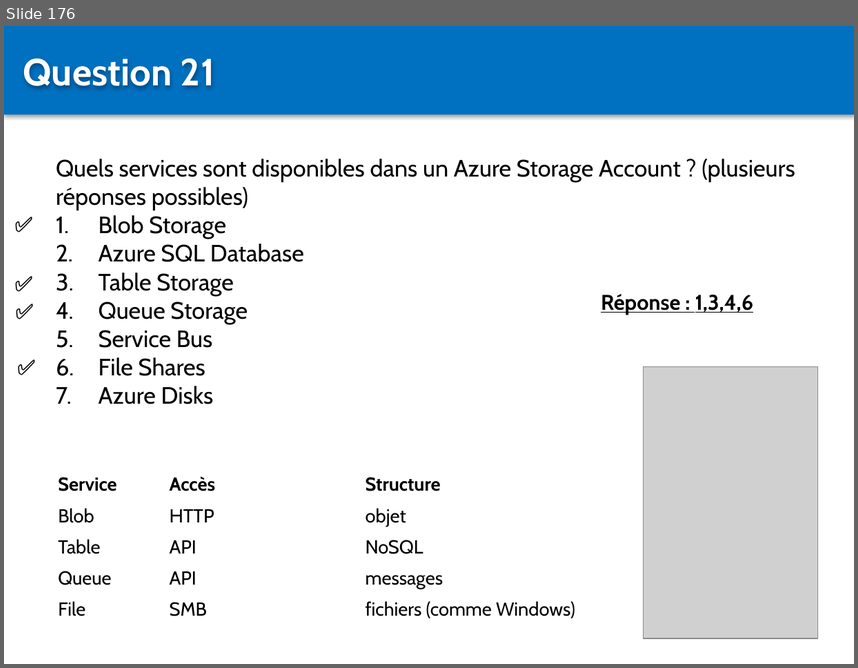
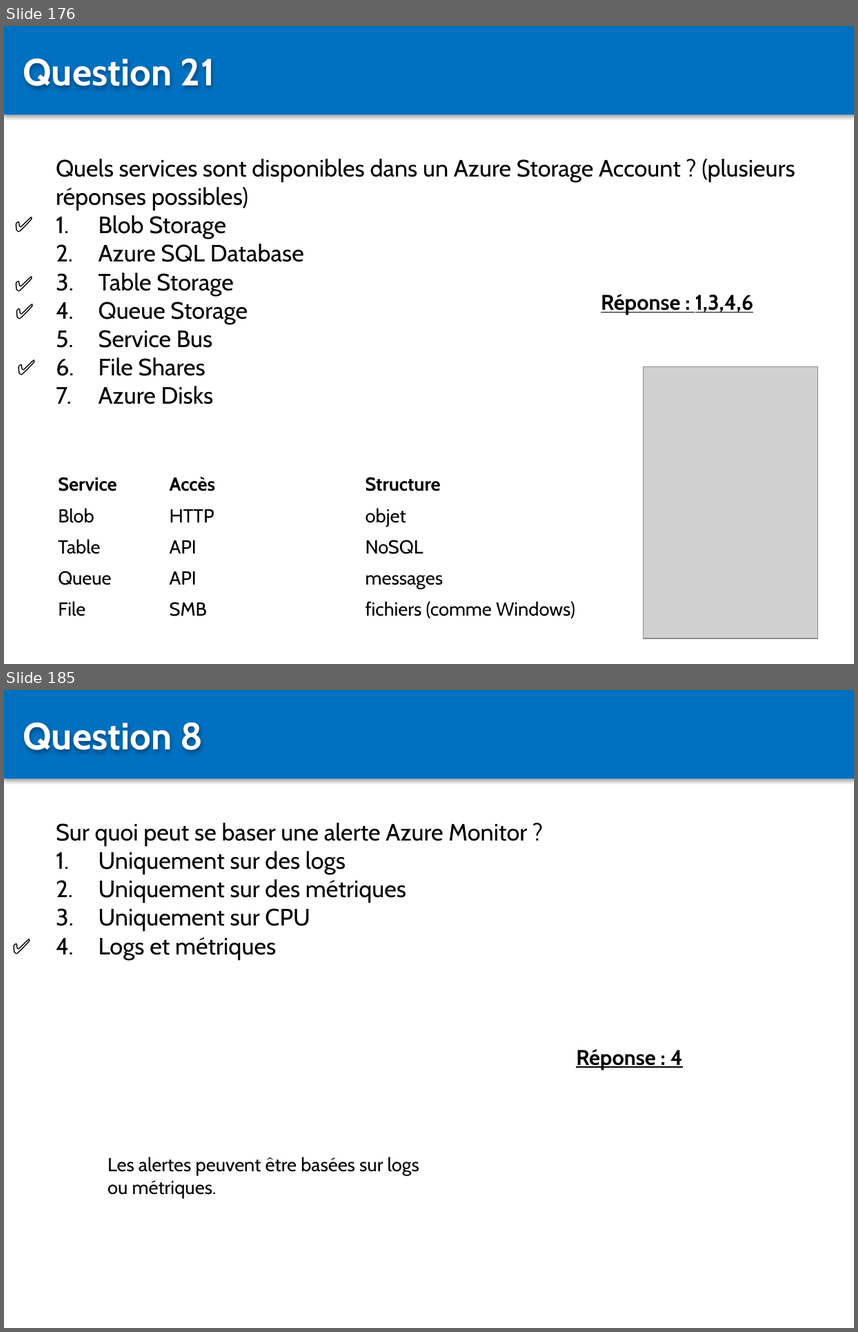
Before and after one commit to Sybaris-Classroom/az-204, a slide deck: Quiz/Quiz.pptx. Shown one above the other, each under a label of ours: slide 176 before the commit, slides 176 and 185 after it; the slides between them are not shown. The pictures are 858x668 and 858x1332 pixels, drawn with LibreOffice and Linux fonts; fonts in the diff are those of the drawing; grey boxes stand for pictures. Boxes give left, top, right and bottom in pixels: in the first picture for what was removed or moved away, otherwise in the second. Text is boxed around its words. In the diff, an @@ line names an element or a change of style, - is before the commit and + after.

```diff
--- a/Quiz/Quiz.pptx
+++ b/Quiz/Quiz.pptx
@@ slide 185 added at [4,690,854,1328], background #FFFFFF @@
@@ rectangle added at [4,690,854,778], fill #0070C0 @@
@@ text added at [23,722,203,752], 32 pt, text #FFFFFF, bold @@
+Question 8
@@ text added at [56,822,527,960], 20 pt, text #000000 @@
+Sur quoi peut se baser une alerte Azure Monitor ?
+1. Uniquement sur des logs
+2. Uniquement sur des métriques
+3. Uniquement sur CPU
+4. Logs et métriques
@@ text added at [4,929,56,963], 18 pt, text #000000, bold @@
+✅
@@ text added at [576,1049,683,1069], 18 pt, text #000000, bold, underline @@
+Réponse : 4
@@ text added at [107,1156,419,1198], 16 pt, text #000000 @@
+Les alertes peuvent être basées sur logs ou métriques.
```
Also in this commit, not shown: 1 slide changed, 22 other slides added, 6 other files.
